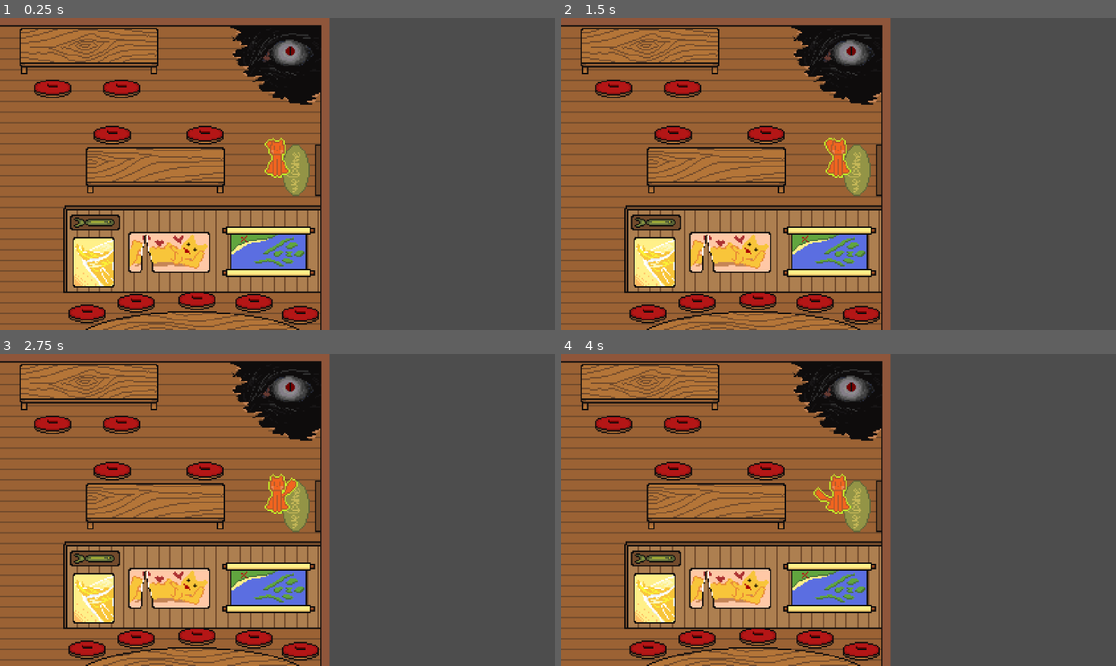
Above: before the commit, frames 1-4 (two rows, left to right).
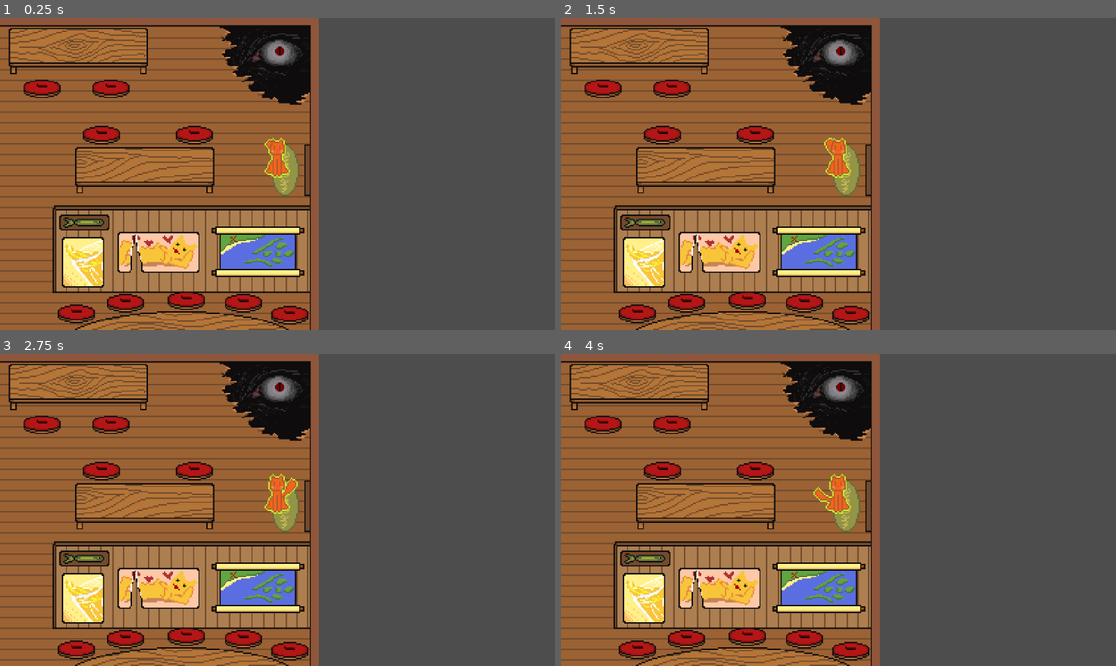
Above: after the commit, the same moments.

Repository: Snyizer/MyGame_-at_adventure-
Game: Godot game, scene res://Level/Bar_02.tscn
The game is run twice, just before and just after one commit, with the same random seed, the same clock (stepped at 60 frames per second) and the same inputs. This scene is started directly instead of the project's main scene.
Inputs (mouse positions are in pixels of both pictures, inside the frame that each line leads up to):
- Up to frame 1 (0.25 s): no input
- Up to frame 2 (1.5 s): tap Enter at 0.5 s; move the mouse to (960, 158) at 0.52 s; click (960, 158) at 0.6 s; move the mouse to (727, 189) at 1.27 s; click (727, 189) at 1.35 s
- Up to frame 3 (2.75 s): move the mouse to (333, 441) at 2.02 s; click (333, 441) at 2.1 s
- Up to frame 4 (4 s): move the mouse to (810, 572) at 2.77 s; click (810, 572) at 2.85 s; move the mouse to (1005, 556) at 3.52 s; click (1005, 556) at 3.6 s

The runs differ from the first frame. In frame 1, 17% of the frame differs, in the area x 1-60%, y 0-100%; in frame 2, 17%; in frame 3, 17%; in frame 4, 17%.

Commit message:
adding a second location

Diff:
--- a/Level/Bar_02.tscn
+++ b/Level/Bar_02.tscn
@@ -1,7 +1,10 @@
-[gd_scene load_steps=4 format=3 uid="uid://bmlyhirmsjkn4"]
+[gd_scene load_steps=8 format=3 uid="uid://bmlyhirmsjkn4"]
 
+[ext_resource type="Script" path="res://Scripts/Bar_02.gd" id="1_ookbf"]
 [ext_resource type="Texture2D" uid="uid://d077qywjpyon1" path="res://Textures/Bar_02/BAR_01.png" id="1_t00ym"]
 [ext_resource type="PackedScene" uid="uid://dq4kwytxhacqt" path="res://Player/Player.tscn" id="1_wyjtt"]
+[ext_resource type="PackedScene" uid="uid://d316df1i8m7dv" path="res://UI/pause_menu.tscn" id="3_fwqim"]
+[ext_resource type="PackedScene" uid="uid://cx2kphestwyfl" path="res://UI/dialog_box.tscn" id="4_cjoau"]
 
 [sub_resource type="NavigationPolygon" id="NavigationPolygon_2t3t3"]
 vertices = PackedVector2Array(613, 895, 749, 917, 748, 917, -161, 727, -75, 785, -757, 775, -760, 736, -85, 525, -129,  …(994 unchanged characters)…
@@ -9,7 +12,11 @@
 outlines = Array[PackedVector2Array]([PackedVector2Array(608, 511, 893, 507, 891, 391, 856, 377, 816, 392, 816, 428, 69 …(1057 unchanged characters)…
 source_geometry_group_name = &"navigation_polygon_source_group"
 
+[sub_resource type="CircleShape2D" id="CircleShape2D_d8dco"]
+radius = 59.0085
+
 [node name="Bar_02" type="Node2D"]
+script = ExtResource("1_ookbf")
 
 [node name="NavigationRegion2D" type="NavigationRegion2D" parent="."]
 navigation_polygon = SubResource("NavigationPolygon_2t3t3")
@@ -25,7 +32,30 @@
 metadata/_edit_lock_ = true
 
 [node name="Player" parent="YSort_Map" instance=ExtResource("1_wyjtt")]
-position = Vector2(1004, 482)
+position = Vector2(1026, 482)
 
 [node name="Camera2D" type="Camera2D" parent="YSort_Map/Player"]
+process_callback = 0
+position_smoothing_enabled = true
+drag_horizontal_enabled = true
 metadata/_edit_lock_ = true
+
+[node name="UI" type="CanvasLayer" parent="."]
+
+[node name="Dialog_Box" parent="UI" instance=ExtResource("4_cjoau")]
+
+[node name="PauseMenu" parent="UI" instance=ExtResource("3_fwqim")]
+
+[node name="Interaction" type="Node2D" parent="."]
+
+[node name="Move_Room" type="Area2D" parent="Interaction"]
+position = Vector2(1087, 480)
+metadata/_edit_lock_ = true
+
+[node name="CollisionShape2D" type="CollisionShape2D" parent="Interaction/Move_Room"]
+position = Vector2(1, -1)
+shape = SubResource("CircleShape2D_d8dco")
+metadata/_edit_lock_ = true
+
+[connection signal="body_entered" from="Interaction/Move_Room" to="." method="_on_move_room_body_entered"]
+[connection signal="input_event" from="Interaction/Move_Room" to="." method="_on_move_room_input_event"]
--- a/Level/Room_1.tscn
+++ b/Level/Room_1.tscn
@@ -66,18 +66,9 @@
 
 [node name="UI" type="CanvasLayer" parent="."]
 
+[node name="Dialog_Box" parent="UI" instance=ExtResource("7_y7d3c")]
+
 [node name="PauseMenu" parent="UI" instance=ExtResource("6_hhrt6")]
-offset_left = 3.0
-offset_top = 1.0
-offset_right = -1.0
-metadata/_edit_lock_ = true
-
-[node name="Dialog_Box" parent="UI" instance=ExtResource("7_y7d3c")]
-offset_left = -3.0
-offset_top = -1.0
-offset_right = -3.0
-offset_bottom = -1.0
-metadata/_edit_lock_ = true
 
 [node name="Interaction" type="Node2D" parent="."]
 metadata/_edit_lock_ = true
--- a/Player/Player_sript.gd
+++ b/Player/Player_sript.gd
@@ -17,7 +17,6 @@
 	nav.set_target_position(global_position)
 
 func _process(_delta):
-
 	if Input.is_action_just_pressed("ui_leftMouseClick") and SignalBas.Block:
 		nav.set_target_position(get_global_mouse_position())
 		nav.set_target_position(nav.get_final_position())
--- /dev/null
+++ b/Scripts/Bar_02.gd
@@ -0,0 +1,32 @@
+extends Node2D
+
+
+
+func _ready():
+	pass # Replace with function body.
+
+
+
+func _process(_delta):
+	pass
+
+#-----------Переход стартовая комната -----------------
+func _on_move_room_body_entered(_body):
+	var node = get_node("YSort_Map/Player")
+	if node.interaction and node.interaction_obj == $Interaction/Move_Room.global_position:
+		call_deferred("_change_scene")
+
+
+
+func _on_move_room_input_event(_viewport, _event, _shape_idx):
+	if !Input.is_action_just_pressed("ui_leftMouseClick"):
+		return
+	var node = get_node("YSort_Map/Player")
+	node.interaction = true
+	node.interaction_obj = $Interaction/Move_Room.global_position
+
+
+func _change_scene():
+	var level1 = load("res://Level/Room_1.tscn")
+	get_tree().change_scene_to_packed(level1)
+#------------------------------------------------------
